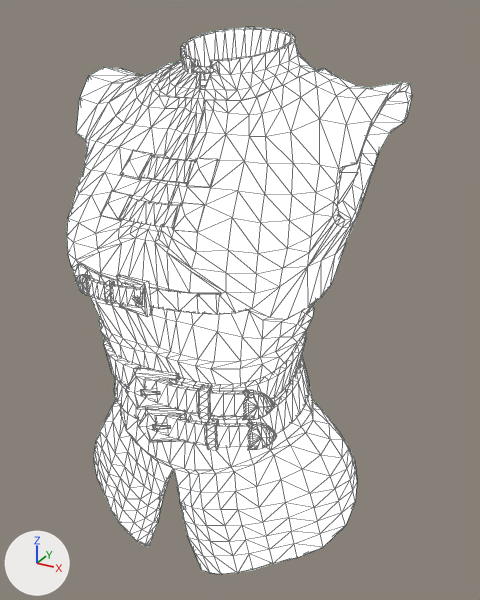
What one commit did to the glTF model static/models/characters/parts/Female_Ranger_Body.glb.
Camera for both pictures: a camera (50 mm lens) standing at (0.385, -0.634, 1.562) and looking at (0.023, 0.023, 1.233). Arrows for +X, +Y and +Z are at lower left; the lights stay in place. The older version comes first. Mesh edges are drawn as thin lines. Where no turn or scale is listed for an object, it has been applied to the vertices.

Names of what the first picture shows: 'Female_Ranger_Body', 'Female_Ranger_Body_Belt_1', 'Female_Ranger_Body_Belt_2'.
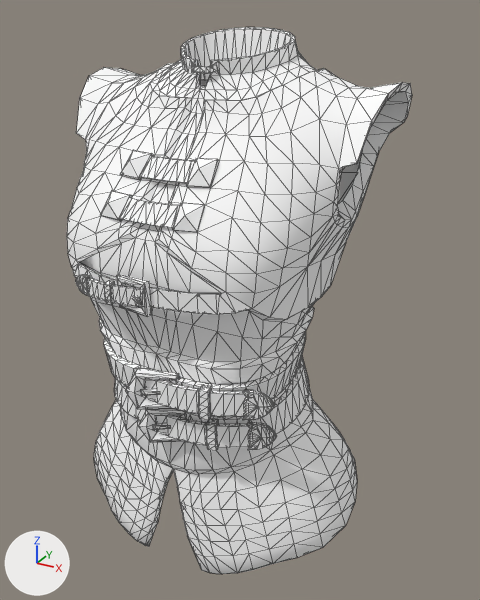
Boxes (x1, y1, x2, y2) around the edits, measured in the pictures (480 x 600 px):
'Female_Ranger_Body', recoloured, surface changed (darker)
    both: (67, 27, 412, 574)
'Female_Ranger_Body_Belt_1', recoloured, surface changed (darker)
    both: (104, 332, 306, 420)
'Female_Ranger_Body_Belt_2', recoloured, surface changed (darker)
    both: (114, 357, 309, 451)

What changed in the scene script:
```text
Change mat_mi_ranger:
    mat_mi_ranger.base_color: (0.00811, 0.604, 0.43) -> (1.0, 1.0, 1.0)  # cyan #16ccaf -> white #ffffff
    remove mat_mi_ranger.emission_strength = 1.0
```
